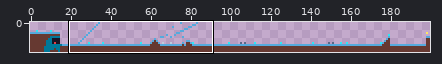
A sprite sheet gets an edit: data/TestWorld.png. The picture above shows the old version from afar; the outline marks the close-up.
Close-up. Old version:
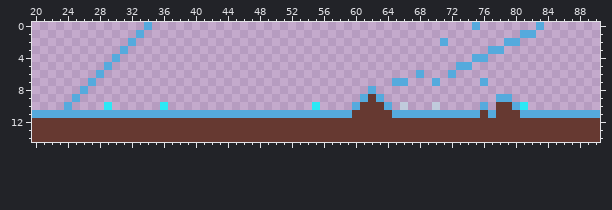
The file is 200x15 pixels. Shown: x 20..90, y 0..14.
And afterwards:
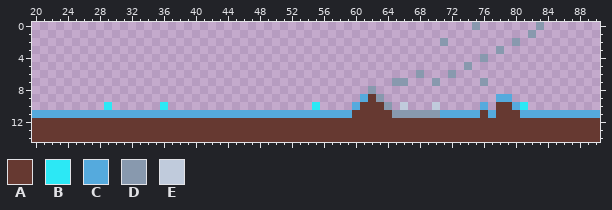
Palette (. is transparent): A #663931  B #2ce8f5  C #55aadd  D #8899ae  E #c0cbdc
The edit:
y 0: x 34 C -> .; x 75 C -> D; x 83 C -> D
y 1: x 33 C -> .; x 81..82 CC -> .D
y 2: x 32 C -> .; x 71 C -> D; x 79..80 CC -> .D
y 3: x 31 C -> .; x 77..78 CC -> .D
y 4: x 30 C -> .; x 75..76 CC -> .D
y 5: x 29 C -> .; x 73..74 CC -> .D
y 6: x 28 C -> .; x 68 C -> D; x 72 C -> D
y 7: x 27 C -> .; x 65..66 CC -> DD; x 70 C -> D; x 76 C -> D
y 8: x 26 C -> .; x 62 C -> D
y 9: x 25 C -> .; x 63 C -> D
y 10: x 24 C -> .; x 64 C -> D
y 11: x 65..70 CCCCCC -> DDDDDD
